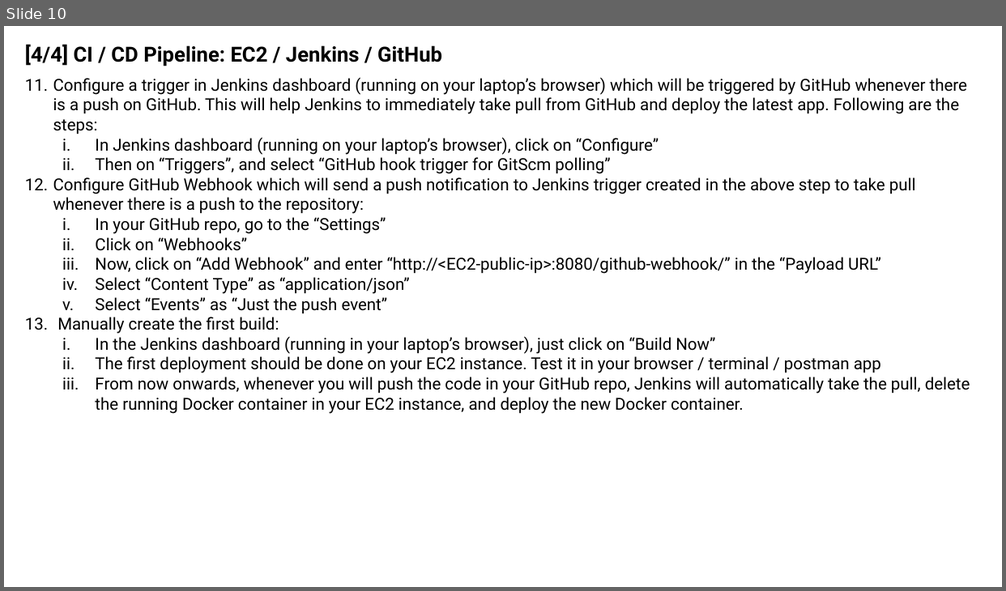
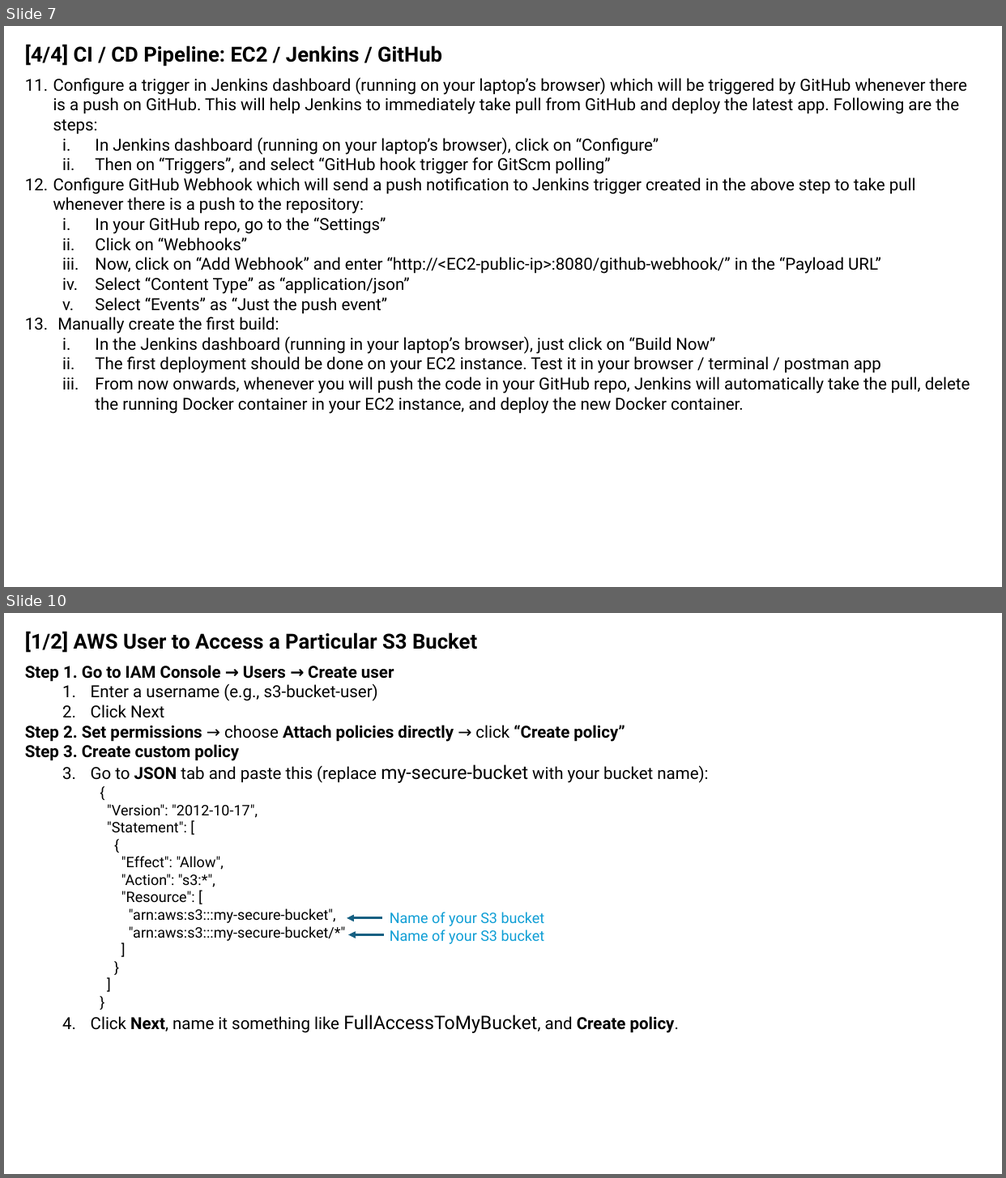
Before and after one commit to sansinghsanjay/sanjays_app, a slide deck: architecture.pptx. Shown one above the other, each under a label of ours: slide 10 before the commit, slides 7 and 10 after it; the slides between them are not shown. The pictures are 1006x591 and 1006x1178 pixels, drawn with LibreOffice and Linux fonts; fonts in the diff are those of the drawing; background and template pictures are left out. Boxes give left, top, right and bottom in pixels: in the first picture for what was removed or moved away, otherwise in the second. Text is boxed around its words. In the diff, an @@ line names an element or a change of style, - is before the commit and + after.

```diff
--- a/architecture.pptx
+++ b/architecture.pptx
@@ slide 10 added at (4, 613, 1002, 1174), background #FFFFFF @@
@@ text added at (25, 631, 477, 653), 20 pt, text #000000, bold @@
+[1/2] AWS User to Access a Particular S3 Bucket
@@ text added at (25, 665, 708, 1033), 16 pt, text #000000 @@
+Step 1. Go to IAM Console → Users → Create user
+  1. Enter a username (e.g., s3-bucket-user)
+  2. Click Next
+Step 2. Set permissions → choose Attach policies directly → click “Create policy”
+Step 3. Create custom policy
+  1. Go to JSON tab and paste this (replace my-secure-bucket with your bucket name):
+    {
+    "Version": "2012-10-17",
+    "Statement": [
+    {
+    "Effect": "Allow",
+    "Action": "s3:*",
+    "Resource": [
+    "arn:aws:s3:::my-secure-bucket",
+    "arn:aws:s3:::my-secure-bucket/*"
+    ]
+    }
+    ]
+    }
+  2. Click Next, name it something like FullAccessToMyBucket, and Create policy.
@@ arrow added from (382, 918) to (347, 918), #156082 2.25 pt @@
@@ text added at (390, 912, 545, 944), 14 pt, text #0F9ED5 @@
+Name of your S3 bucket
+Name of your S3 bucket
@@ arrow added from (384, 935) to (348, 935), #156082 2.25 pt @@
@@ what was slide 10 is now slide 7 @@
```
Also in this commit, not shown: 7 other slides added, 13 slides removed, 3 other files.
